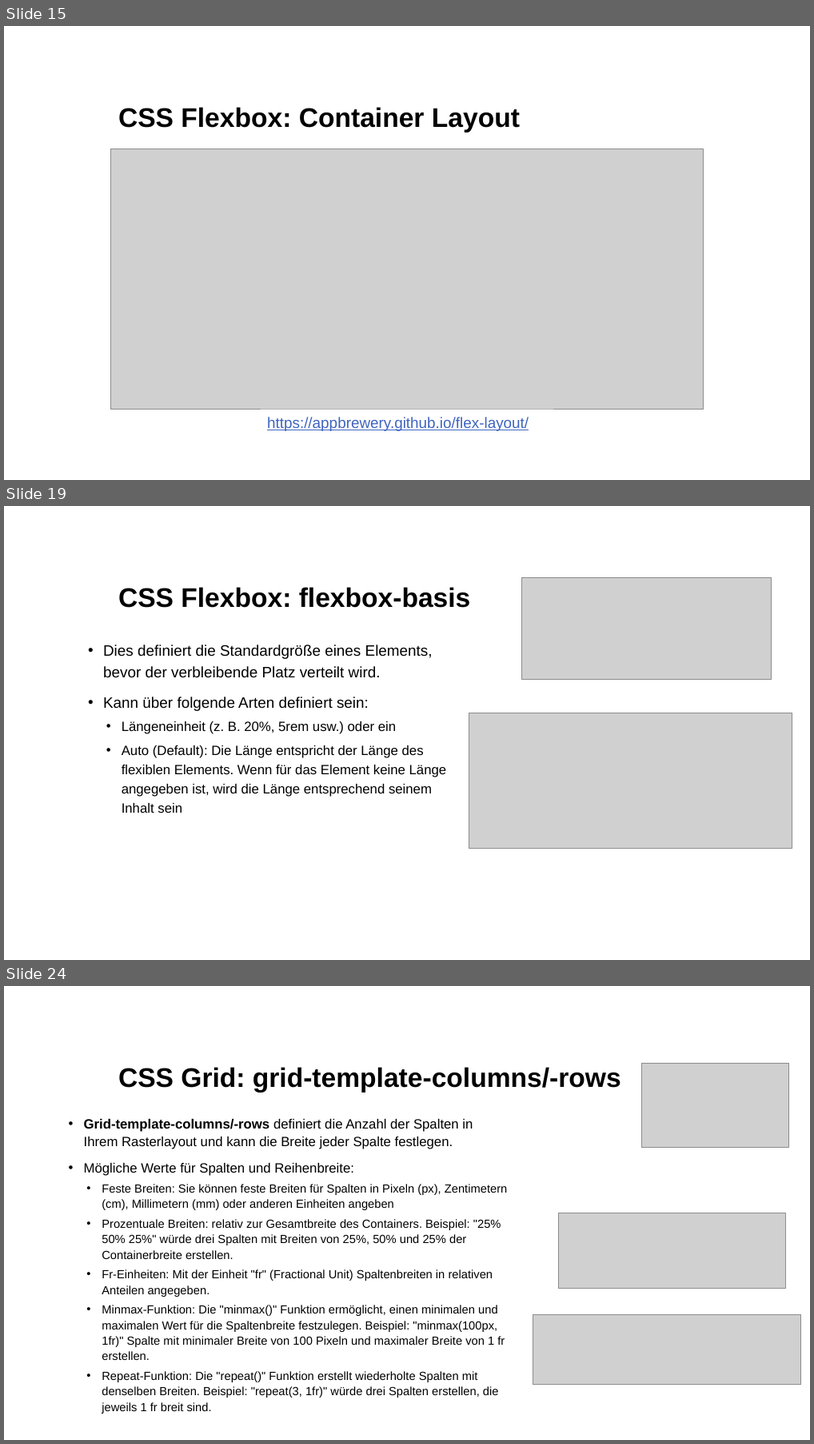
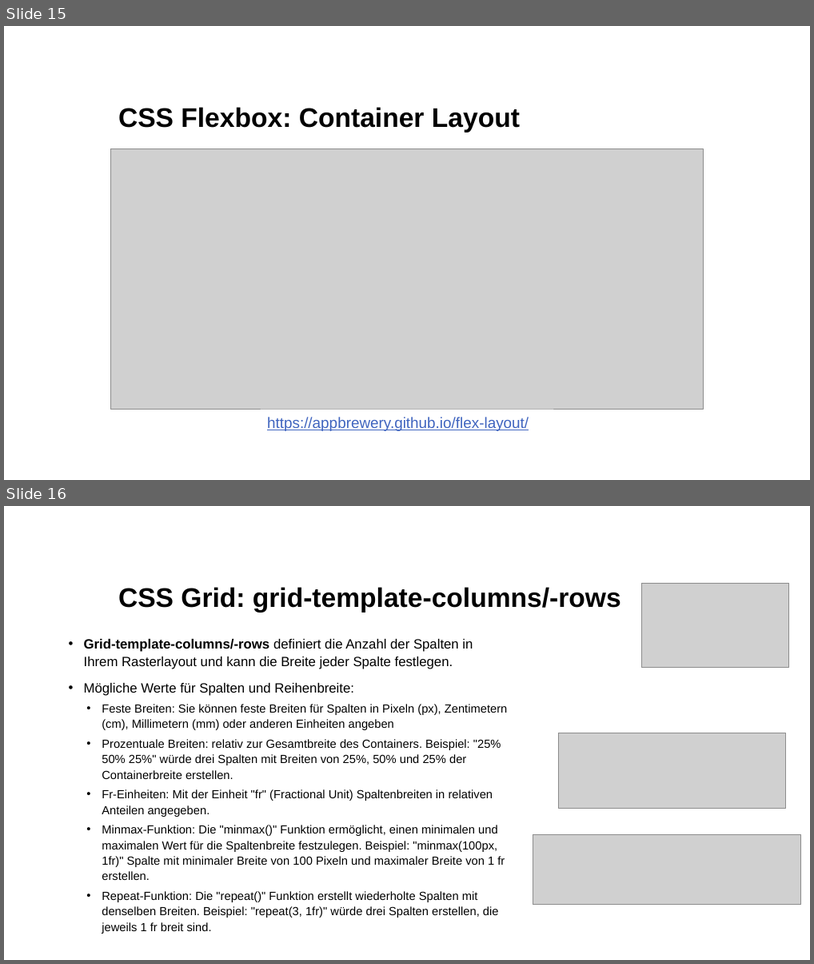
Before and after one commit to kodo89/Webentwicklung_23_24, a slide deck: 4. Flexbox&Grid/Flexbox&Grid.pptx. Shown one above the other, each under a label of ours: slides 15, 19 and 24 before the commit, slides 15 and 16 after it; the slides between them are not shown. The pictures are 814x1444 and 814x964 pixels, drawn with LibreOffice and Linux fonts; fonts in the diff are those of the drawing; grey boxes stand for pictures; background and template pictures are left out. Boxes give left, top, right and bottom in pixels: in the first picture for what was removed or moved away, otherwise in the second. Text is boxed around its words. In the diff, an @@ line names an element or a change of style, - is before the commit and + after.

```diff
--- a/4. Flexbox&Grid/Flexbox&Grid.pptx
+++ b/4. Flexbox&Grid/Flexbox&Grid.pptx
@@ slide 19 removed at [4, 506, 810, 960], background #FFFFFF @@
@@ picture removed at [522, 577, 772, 680] @@
@@ title removed at [118, 587, 471, 608] @@
-CSS Flexbox: flexbox-basis
@@ text removed at [103, 644, 447, 812] @@
-• Dies definiert die Standardgröße eines Elements, bevor der verbleibende Platz verteilt wird.
-• Kann über folgende Arten definiert sein:
-  • Längeneinheit (z. B. 20%, 5rem usw.) oder ein
-  • Auto (Default): Die Länge entspricht der Länge des flexiblen Elements. Wenn für das Element keine Länge angegeben ist, wird die Länge entsprechend seinem Inhalt sein
@@ picture removed at [470, 712, 792, 848] @@
@@ what was slide 24 is now slide 16 @@
```
Also in this commit, not shown: 7 other slides removed.
